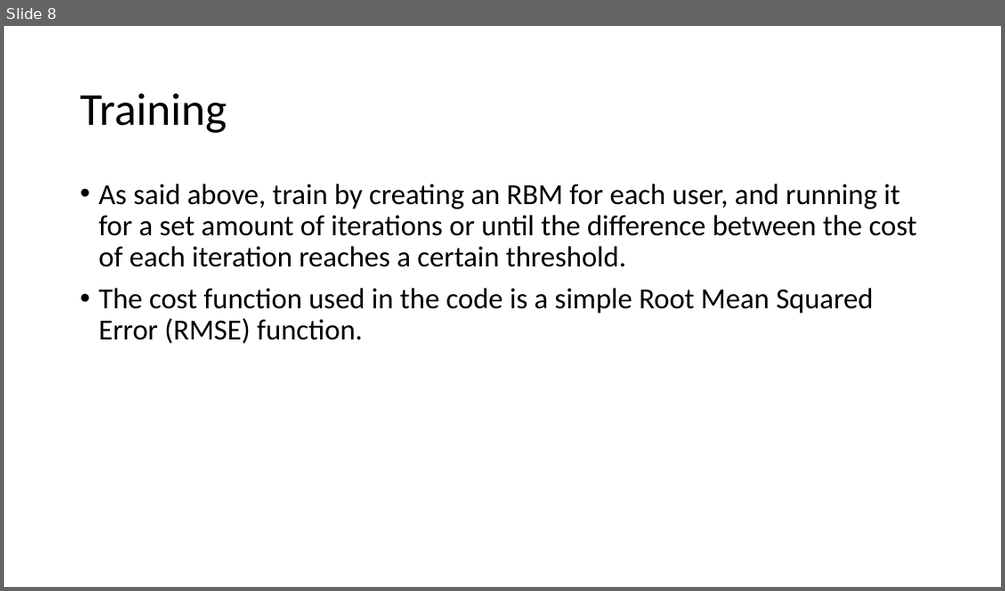
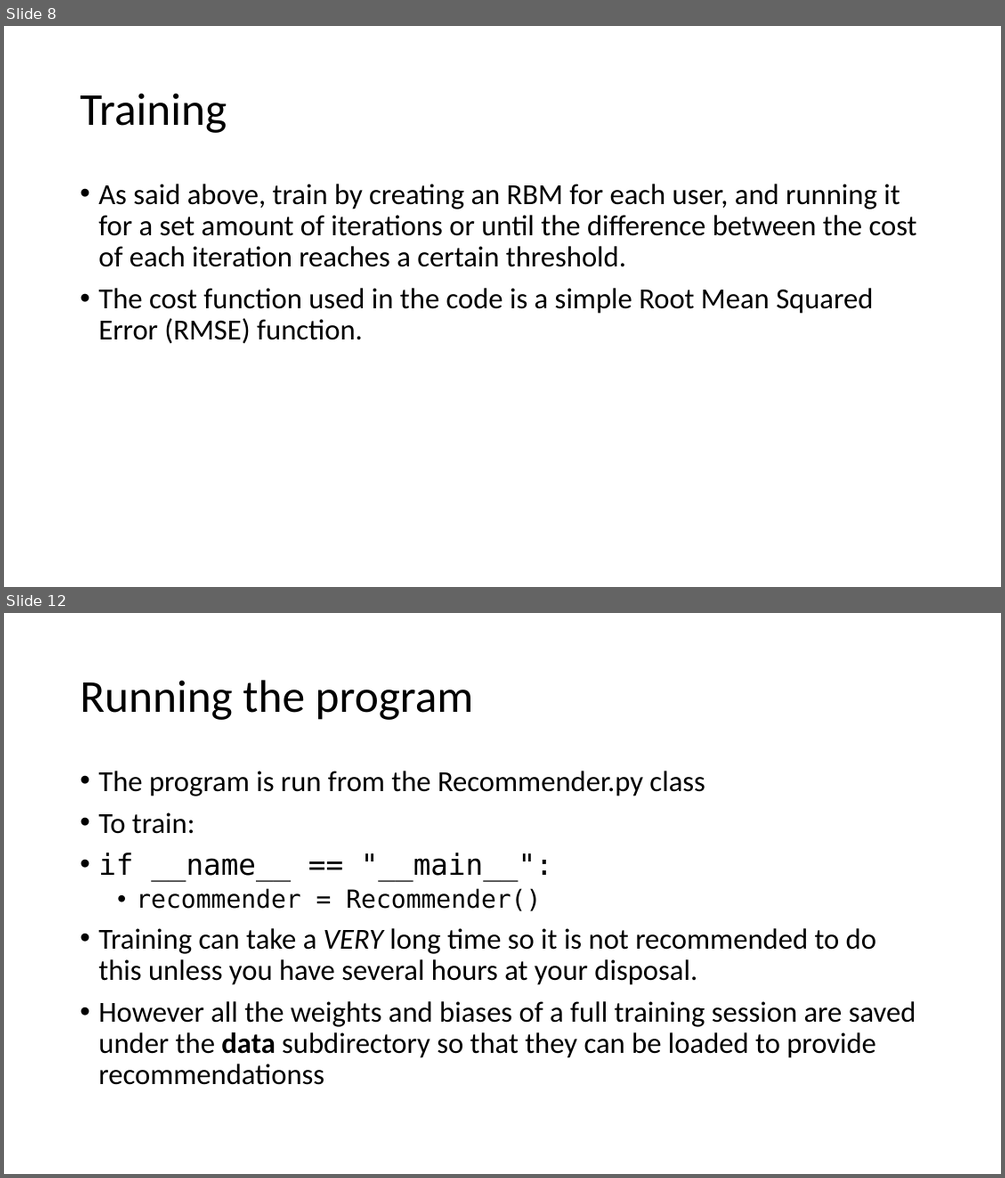
Before and after one commit to julianClayton/Recommender-RBM, a slide deck: rbm_cf.pptx. Shown one above the other, each under a label of ours: slide 8 before the commit, slides 8 and 12 after it; the slides between them are not shown. The pictures are 1005x591 and 1005x1178 pixels, drawn with LibreOffice and Linux fonts; fonts in the diff are those of the drawing. Boxes give left, top, right and bottom in pixels: in the first picture for what was removed or moved away, otherwise in the second. Text is boxed around its words. In the diff, an @@ line names an element or a change of style, - is before the commit and + after.

```diff
--- a/rbm_cf.pptx
+++ b/rbm_cf.pptx
@@ slide 12 added at (4, 613, 1001, 1174), background #FFFFFF @@
@@ title added at (80, 680, 474, 720), 44 pt, text #000000 @@
+Running the program
@@ text added at (98, 771, 916, 1085), 28 pt, text #000000 @@
+• The program is run from the Recommender.py class
+• To train:
+• if __name__ == "__main__":
+  • recommender = Recommender()
+• Training can take a VERY long time so it is not recommended to do this unless you have several hours at your disposal.
+• However all the weights and biases of a full training session are saved under the data subdirectory so that they can be loaded to provide recommendationss
```
Also in this commit, not shown: 1 slide changed, 4 other slides added.
